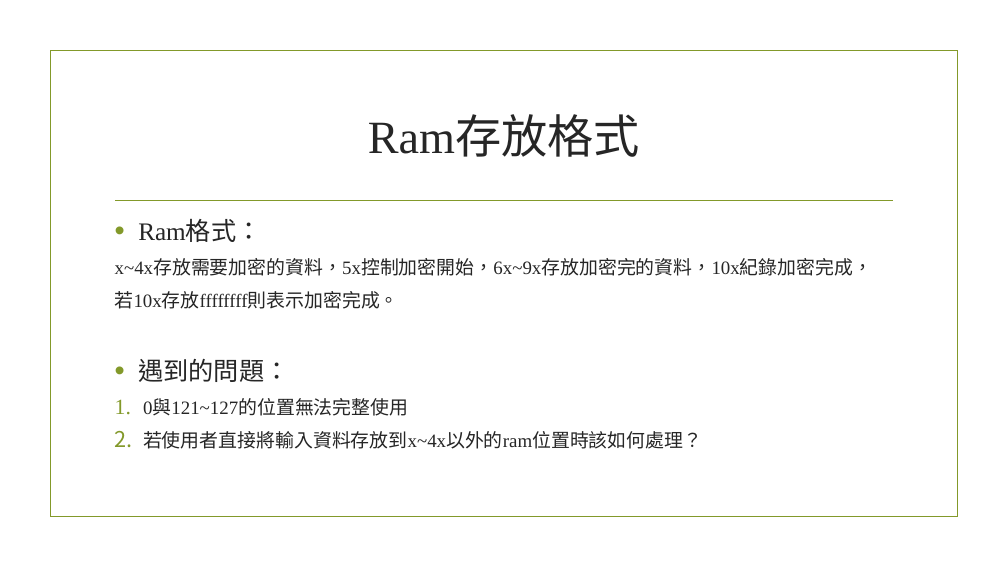
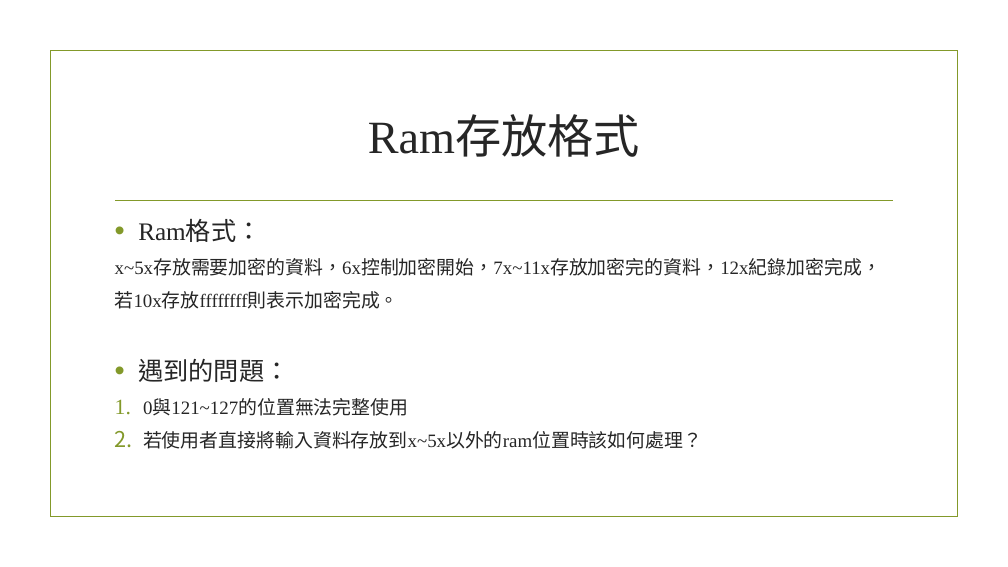
Before and after one commit to Justina0331/rs232_AES, a slide deck: slide 14 of rs232.pptx. Drawn at 1008x567 pixels with LibreOffice and Linux fonts; fonts in the diff are those of the drawing; background and template pictures are left out. Boxes give left, top, right and bottom in pixels: in the first picture for what was removed or moved away, otherwise in the second. Text is boxed around its words. In the diff, an @@ line names an element or a change of style, - is before the commit and + after.

Commit message:
酷酷的ram動畫

```diff
--- a/rs232.pptx
+++ b/rs232.pptx
@@ text at (115,260,881,276): text changed @@
-x~4x存放需要加密的資料，5x控制加密開始，6x~9x存放加密完的資料，10x紀錄加密完成，
+x~5x存放需要加密的資料，6x控制加密開始，7x~11x存放加密完的資料，12x紀錄加密完成，
@@ text at (143,431,702,449): text changed @@
-2. 若使用者直接將輸入資料存放到x~4x以外的ram位置時該如何處理？
+2. 若使用者直接將輸入資料存放到x~5x以外的ram位置時該如何處理？
```
Also in this commit, not shown: 1 slide added.
